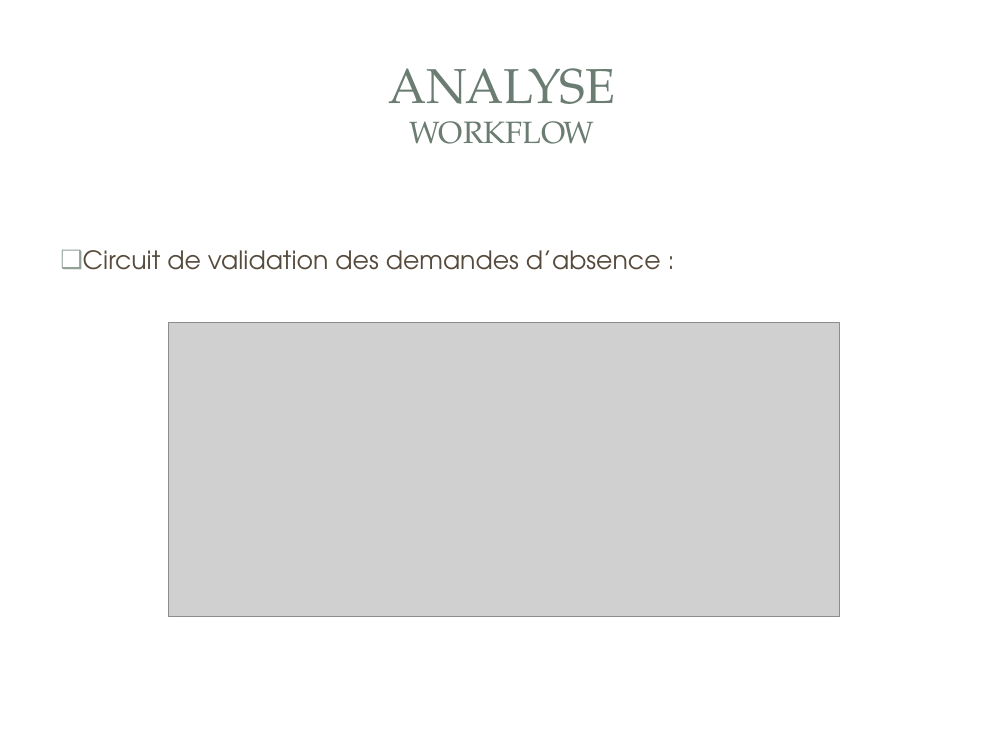
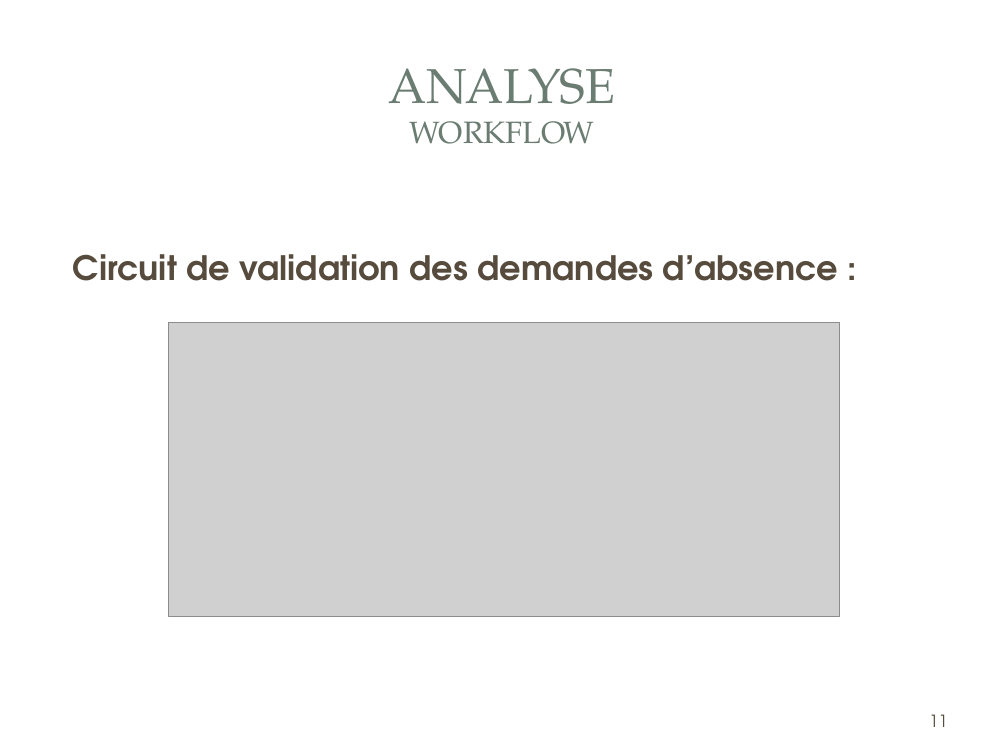
Before and after one commit to gestionsAbsences/gestionAbsences, a slide deck: slide 11 of Projet/Dossier/Fred/COURIOL_Fred_Présentation.ppt. Drawn at 1008x756 pixels with LibreOffice and Linux fonts; fonts in the diff are those of the drawing; grey boxes stand for pictures; background and template pictures are left out. Boxes give left, top, right and bottom in pixels: in the first picture for what was removed or moved away, otherwise in the second. Text is boxed around its words. In the diff, an @@ line names an element or a change of style, - is before the commit and + after.

```diff
--- a/Projet/Dossier/Fred/COURIOL_Fred_Présentation.ppt
+++ b/Projet/Dossier/Fred/COURIOL_Fred_Présentation.ppt
@@ text "Circuit de validation des demandes ..." at (73, 254, 838, 281): size 18 to 24 pt, bold on; bullet ❑ to none; more space between paragraphs @@
@@ page number added at (929, 714, 948, 727), 12 pt, text #564B3C @@
+11
```
Also in this commit, not shown: 34 other slides changed, 3 slides added, 1 slide removed, 5 other files.
